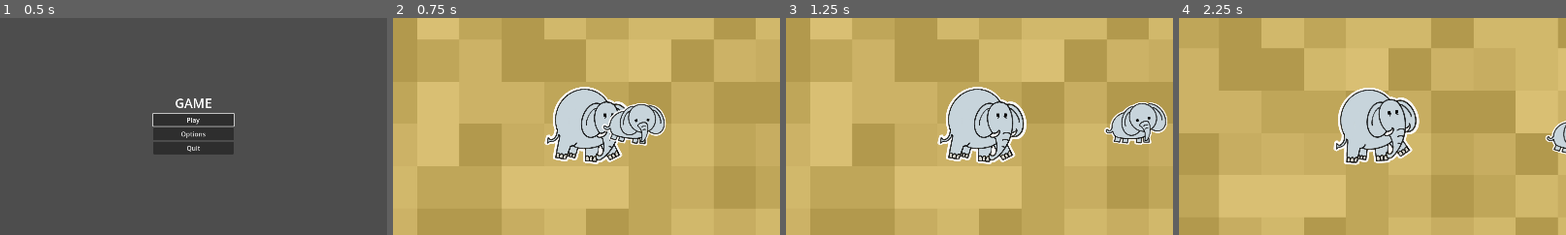
Above: before the commit, frames 1-4 (left to right).
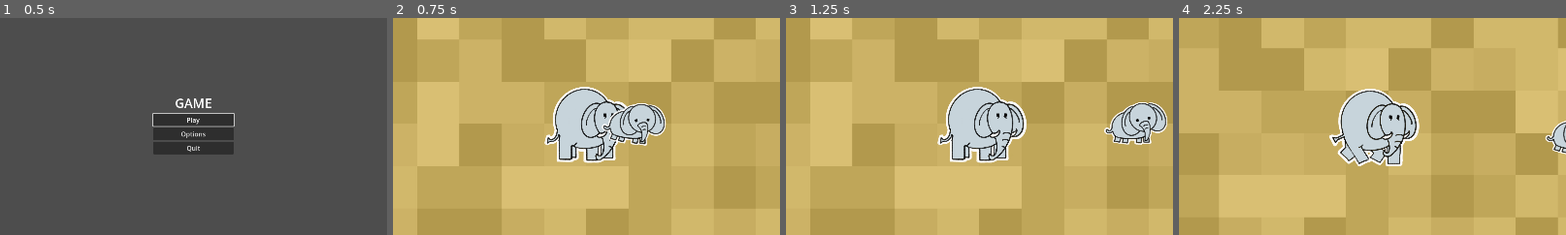
Above: after the commit, the same moments.

Repository: kevinpliang/micro-jam-47
Game: Godot game, scene res://game/Main.tscn
The game is run twice, just before and just after one commit, with the same random seed, the same clock (stepped at 60 frames per second) and the same inputs.
Inputs (mouse positions are % of the whole screen's width and height, from its top left):
- Up to frame 1 (0.5 s): no input
- Up to frame 2 (0.75 s): click "Play" at 0.5 s
- Up to frame 3 (1.25 s): no input
- Up to frame 4 (2.25 s): move the mouse to (72, 45) at 1.27 s; hold D (right) 1.28-2.03 s; click (72, 45) at 1.42 s; move the mouse to (30, 55) at 2.02 s; hold S (down) from 2.03 s (still down)
The pictures show only the part of the screen within x 25-75%, y 26-76%; the shares and areas given below are measured in that part.

Frame 1 is identical in both runs. In frame 2, 0.7% of the frame differs, in the area x 41-60%, y 54-68%; in frame 3, 0.7%; in frame 4, 3.1%, in the area x 38-63%, y 32-69%.

Commit message:
Improve PlayerElephant sprites

Diff:
--- a/characters/FollowerElephant.gd
+++ b/characters/FollowerElephant.gd
@@ -19,6 +19,7 @@
 func _ready():
 	# Connect area detection to activate on player touch
 	$Area2D.area_entered.connect(_on_area_entered)
+	$Body.play("idle")
 
 func _physics_process(_delta):
 	if state == "inactive":
@@ -75,6 +76,19 @@
 		# In acceptable range - stop completely
 		velocity = Vector2.ZERO
 
+	_change_sprite()
+
+func _change_sprite():
+	if velocity.x < 0:
+		$Body.flip_h = true
+	elif velocity.x > 0:
+		$Body.flip_h = false
+
+	if velocity != Vector2.ZERO:
+		$Body.play("run")
+	else:
+		$Body.play("idle")
+
 func _on_area_entered(area):
 	# Check if player touched us (only works for never-activated followers)
 	if state == "inactive" and not has_been_activated_before:
--- a/characters/FollowerElephant.tscn
+++ b/characters/FollowerElephant.tscn
@@ -1,7 +1,20 @@
-[gd_scene load_steps=5 format=3 uid="uid://cfollower123"]
+[gd_scene load_steps=9 format=3 uid="uid://cfollower123"]
 
 [ext_resource type="Script" uid="uid://b4qvc66dx1j1i" path="res://characters/FollowerElephant.gd" id="1_follower"]
 [ext_resource type="Texture2D" uid="uid://b2rp6sdeldgy5" path="res://characters/assets/PlayerElephant/PlayerElephantIdle.png" id="2_hr3ov"]
+[ext_resource type="Texture2D" uid="uid://ncgrb3dj7e4c" path="res://characters/assets/PlayerElephant/PlayerElephantRun.png" id="3_cia76"]
+
+[sub_resource type="AtlasTexture" id="AtlasTexture_lskb2"]
+atlas = ExtResource("3_cia76")
+region = Rect2(0, 0, 512, 512)
+
+[sub_resource type="AtlasTexture" id="AtlasTexture_m2uku"]
+atlas = ExtResource("3_cia76")
+region = Rect2(512, 0, 512, 512)
+
+[sub_resource type="AtlasTexture" id="AtlasTexture_0es1o"]
+atlas = ExtResource("3_cia76")
+region = Rect2(1024, 0, 512, 512)
 
 [sub_resource type="SpriteFrames" id="SpriteFrames_cia76"]
 animations = [{
@@ -10,7 +23,21 @@
 "texture": ExtResource("2_hr3ov")
 }],
 "loop": true,
-"name": &"default",
+"name": &"idle",
+"speed": 5.0
+}, {
+"frames": [{
+"duration": 1.0,
+"texture": SubResource("AtlasTexture_lskb2")
+}, {
+"duration": 1.0,
+"texture": SubResource("AtlasTexture_m2uku")
+}, {
+"duration": 1.0,
+"texture": SubResource("AtlasTexture_0es1o")
+}],
+"loop": true,
+"name": &"run",
 "speed": 5.0
 }]
 
@@ -25,6 +52,7 @@
 modulate = Color(0.622594, 0.622594, 0.622594, 1)
 scale = Vector2(0.668, 0.668)
 sprite_frames = SubResource("SpriteFrames_cia76")
+animation = &"run"
 
 [node name="CollisionShape2D" type="CollisionShape2D" parent="."]
 shape = SubResource("RectangleShape2D_follower")
--- a/characters/PlayerElephant.gd
+++ b/characters/PlayerElephant.gd
@@ -11,6 +11,7 @@
 
 	# Connect area detection to kill lions
 	$Area2D.area_entered.connect(_on_area_entered)
+	$Body.play("idle")
 
 func _input(event):
 	if event is InputEventMouseButton:
--- a/characters/PlayerElephant.tscn
+++ b/characters/PlayerElephant.tscn
@@ -1,16 +1,20 @@
-[gd_scene load_steps=9 format=3 uid="uid://bvn8rqtnwi645"]
+[gd_scene load_steps=10 format=3 uid="uid://bvn8rqtnwi645"]
 
 [ext_resource type="Script" uid="uid://c6vqd4cfnkekq" path="res://characters/PlayerElephant.gd" id="1_player"]
 [ext_resource type="Texture2D" uid="uid://b2rp6sdeldgy5" path="res://characters/assets/PlayerElephant/PlayerElephantIdle.png" id="2_joyqf"]
-[ext_resource type="Texture2D" uid="uid://dscm6hsyalxvl" path="res://characters/assets/PlayerElephant/PlayerElephantRun.png" id="3_joyqf"]
+[ext_resource type="Texture2D" uid="uid://ncgrb3dj7e4c" path="res://characters/assets/PlayerElephant/PlayerElephantRun.png" id="3_joyqf"]
+
+[sub_resource type="AtlasTexture" id="AtlasTexture_joyqf"]
+atlas = ExtResource("3_joyqf")
+region = Rect2(0, 0, 512, 512)
+
+[sub_resource type="AtlasTexture" id="AtlasTexture_hb80a"]
+atlas = ExtResource("3_joyqf")
+region = Rect2(512, 0, 512, 512)
 
 [sub_resource type="AtlasTexture" id="AtlasTexture_33fq1"]
 atlas = ExtResource("3_joyqf")
-region = Rect2(512, 0, 512, 512)
-
-[sub_resource type="AtlasTexture" id="AtlasTexture_hb80a"]
-atlas = ExtResource("3_joyqf")
-region = Rect2(0, 0, 512, 512)
+region = Rect2(1024, 0, 512, 512)
 
 [sub_resource type="SpriteFrames" id="SpriteFrames_joyqf"]
 animations = [{
@@ -24,10 +28,13 @@
 }, {
 "frames": [{
 "duration": 1.0,
-"texture": SubResource("AtlasTexture_33fq1")
+"texture": SubResource("AtlasTexture_joyqf")
 }, {
 "duration": 1.0,
 "texture": SubResource("AtlasTexture_hb80a")
+}, {
+"duration": 1.0,
+"texture": SubResource("AtlasTexture_33fq1")
 }],
 "loop": true,
 "name": &"run",
@@ -48,7 +55,7 @@
 position = Vector2(1, 5)
 scale = Vector2(0.66796875, 0.66796875)
 sprite_frames = SubResource("SpriteFrames_joyqf")
-animation = &"idle"
+animation = &"run"
 
 [node name="CollisionShape2D" type="CollisionShape2D" parent="."]
 shape = SubResource("RectangleShape2D_player")
Not shown, removed: characters/assets/PlayerElephant/PlayerElephant.png.import
Binary file changed: characters/assets/PlayerElephant/PlayerElephantIdle.png
Binary file changed: characters/assets/PlayerElephant/PlayerElephantRun.png
Not shown, changed: characters/assets/PlayerElephant/PlayerElephantRun.png.import
